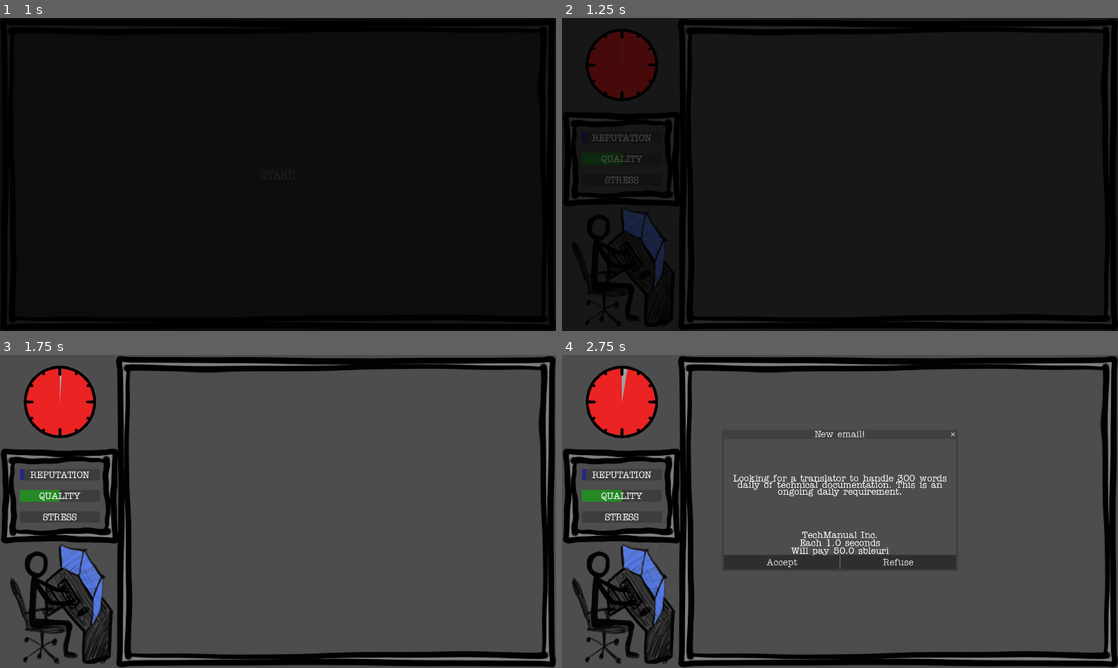
Above: before the commit, frames 1-4 (two rows, left to right).
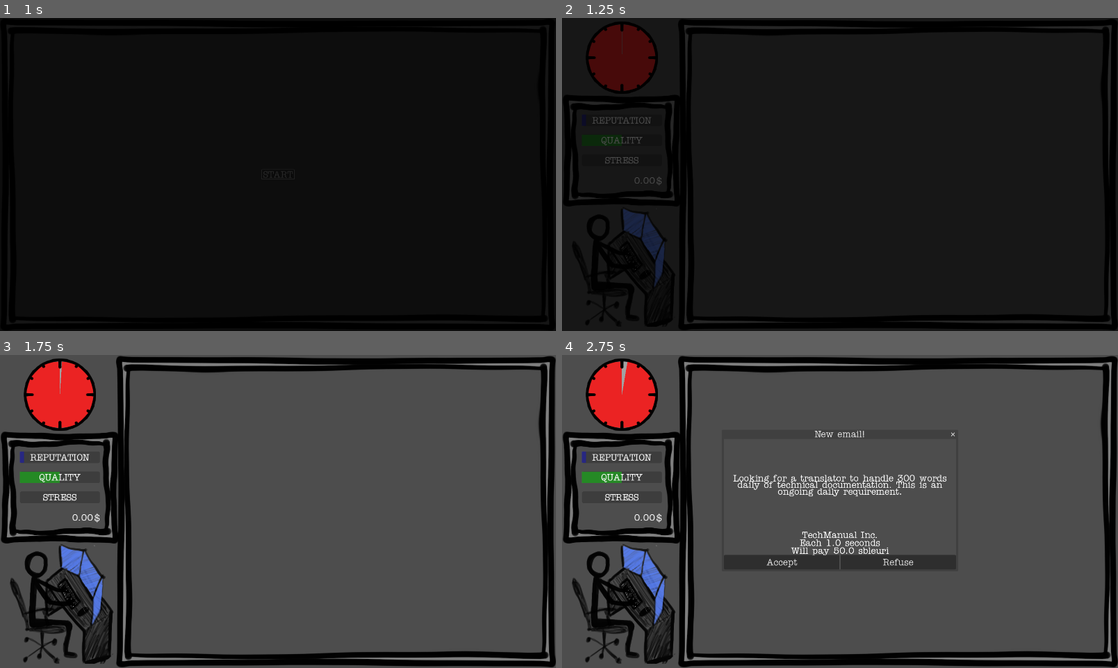
Above: after the commit, the same moments.

Repository: ildede/game-off-2025
Game: Godot game, scene res://scenes/ui/start_screen/start.tscn
Two runs of this game, one before a commit and one after it. Both use one fixed random seed, a clock stepped at 60 frames per second and the inputs below.
Inputs (mouse positions are in pixels of both pictures, inside the frame that each line leads up to):
- Up to frame 1 (1 s): click "START" at 0.5 s
- Up to frame 2 (1.25 s): no input
- Up to frame 3 (1.75 s): move the mouse to (400, 495) at 1.27 s
- Up to frame 4 (2.75 s): tap Enter at 2 s; move the mouse to (728, 527) at 2.02 s

Frame 1 is identical in both runs. In frame 2, 1.1% of the frame differs, in the area x 1-21%, y 2-54%; in frame 3, 3.5%; in frame 4, 3.6%, in the area x 0-22%, y 1-55%.

Commit message:
feat: add money counter for each completed task

Diff:
--- a/autoloads/global.gd
+++ b/autoloads/global.gd
@@ -5,6 +5,7 @@
 signal update_reputation
 signal update_stress
 signal update_quality
+signal update_money
 
 func _ready() -> void:
 	print("Global ready")
--- a/scenes/game/translator/translator.gd
+++ b/scenes/game/translator/translator.gd
@@ -32,6 +32,7 @@
 		return t.get_node("CharacterBody2D").task_id == task.task_id)
 	if found_index >= 0:
 		var task_found = tasks.pop_at(found_index)
+		Global.update_money.emit(0.01)
 		task_found.queue_free()
 		letter.queue_free()
 
--- a/scenes/ui/info_panel/info_panel.gd
+++ b/scenes/ui/info_panel/info_panel.gd
@@ -1,13 +1,17 @@
 extends PanelContainer
+
+var money: float = 0
 
 # Called when the node enters the scene tree for the first time.
 func _ready() -> void:
 	$MarginContainer/GridContainer/StressLabel/StressBar.value = 0
 	$MarginContainer/GridContainer/QualityLabel/QualityBar.value = 50
 	$MarginContainer/GridContainer/ReputationLabel/ReputationBar.value = 5
+	$MarginContainer/GridContainer/GridContainer/Money.text = "%.2f" % money
 	Global.update_reputation.connect(reputation_change)
 	Global.update_stress.connect(stress_change)
 	Global.update_quality.connect(quality_change)
+	Global.update_money.connect(money_change)
 
 func reputation_change(value):
 	$MarginContainer/GridContainer/ReputationLabel/ReputationBar.value += value
@@ -17,3 +21,7 @@
 
 func quality_change(value):
 	$MarginContainer/GridContainer/QualityLabel/QualityBar.value += value
+
+func money_change(value):
+	money += value
+	$MarginContainer/GridContainer/GridContainer/Money.text = "%.2f" % money
--- a/scenes/ui/info_panel/info_panel.tscn
+++ b/scenes/ui/info_panel/info_panel.tscn
@@ -26,15 +26,15 @@
 anchor_right = 0.0
 anchor_bottom = 0.0
 offset_left = 205.0
-offset_top = 160.0
+offset_top = 135.0
 offset_right = 205.0
-offset_bottom = 160.0
+offset_bottom = 135.0
 grow_horizontal = 1
 grow_vertical = 1
 
 [node name="InfoPanel" type="PanelContainer" parent="."]
 layout_mode = 0
-offset_top = 318.0
+offset_top = 260.0
 offset_right = 410.0
 offset_bottom = 650.0
 size_flags_horizontal = 3
@@ -127,3 +127,26 @@
 step = 0.1
 value = 50.0
 show_percentage = false
+
+[node name="GridContainer" type="GridContainer" parent="InfoPanel/MarginContainer/GridContainer"]
+layout_direction = 2
+layout_mode = 2
+size_flags_horizontal = 3
+size_flags_vertical = 3
+columns = 2
+
+[node name="Money" type="Label" parent="InfoPanel/MarginContainer/GridContainer/GridContainer"]
+layout_mode = 2
+size_flags_horizontal = 10
+size_flags_vertical = 3
+text = "10.05"
+horizontal_alignment = 2
+vertical_alignment = 1
+
+[node name="Symbol" type="Label" parent="InfoPanel/MarginContainer/GridContainer/GridContainer"]
+layout_mode = 2
+size_flags_horizontal = 8
+size_flags_vertical = 3
+text = "$"
+horizontal_alignment = 2
+vertical_alignment = 1
